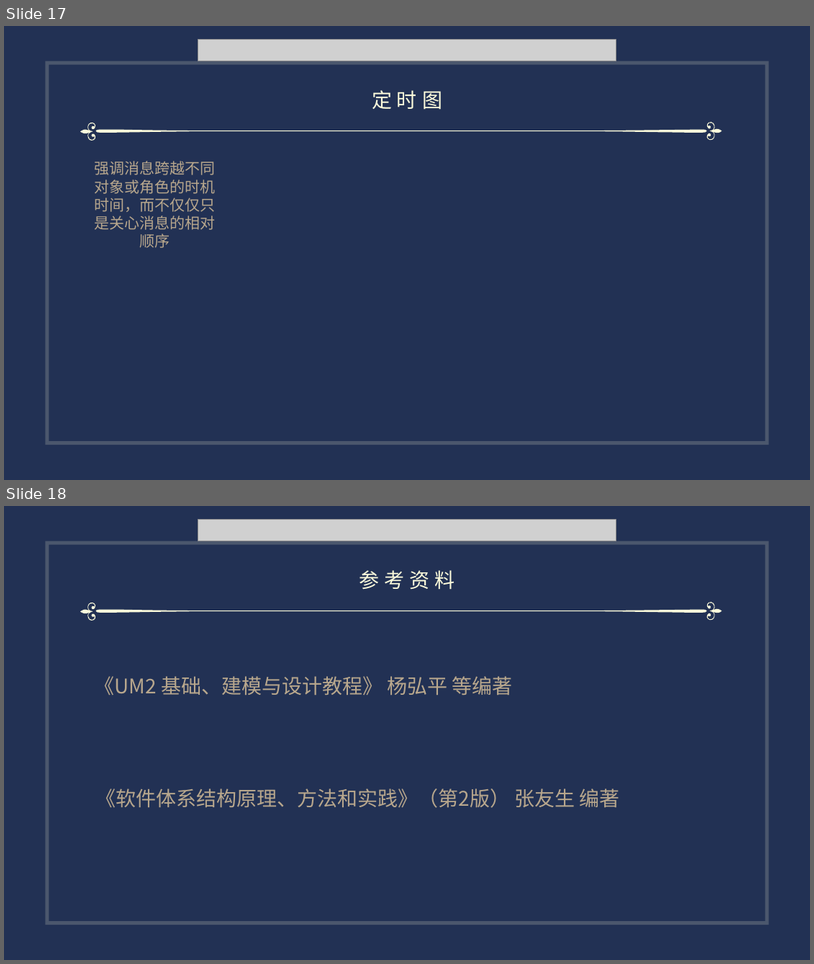
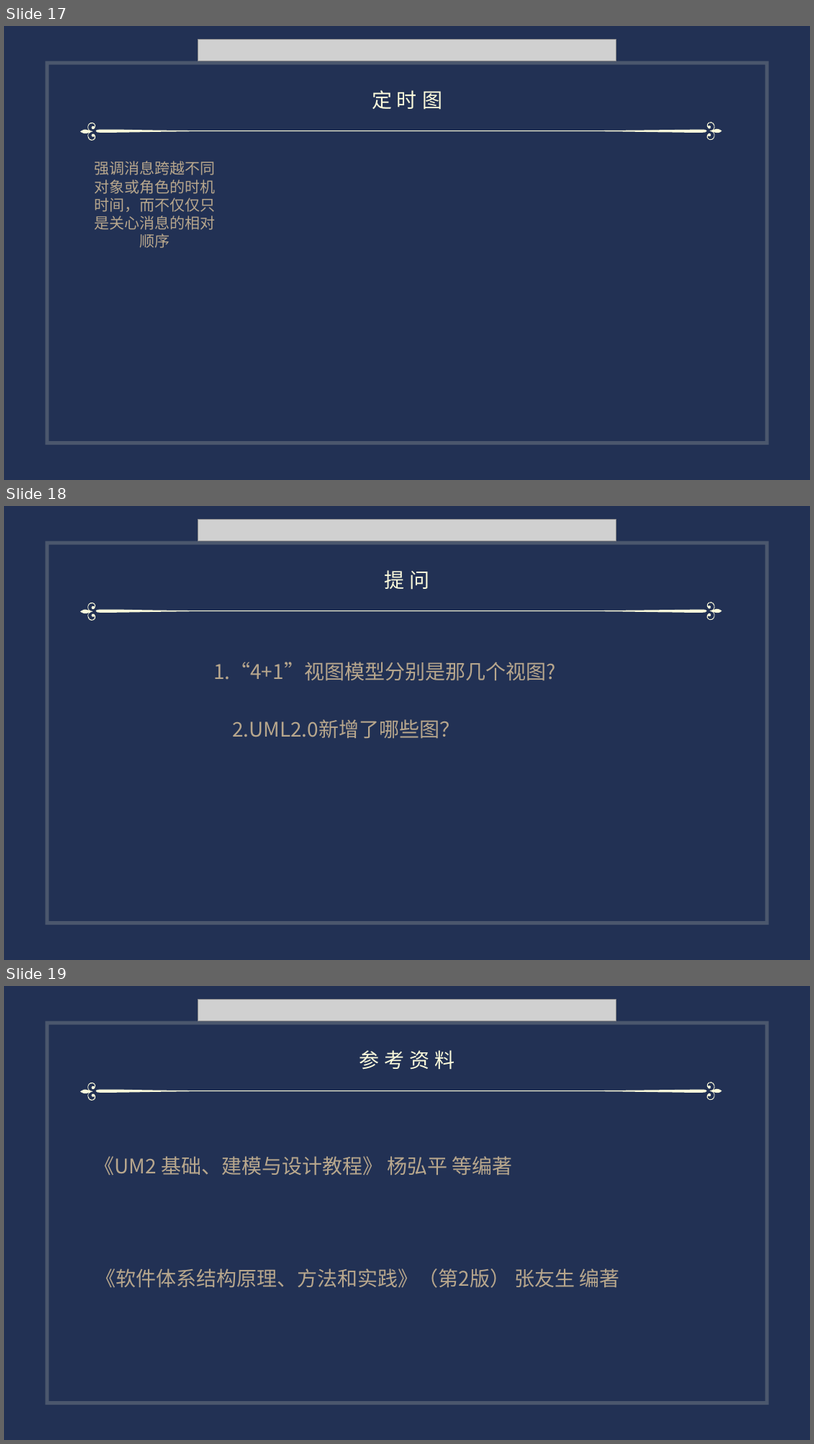
Before and after one commit to PRD2017-G07/G07-teamwork, a slide deck: 0PPT/4+1view & UML（缺图版本）.pptx. Shown one above the other, each under a label of ours: slides 17 and 18 before the commit, slides 17, 18 and 19 after it. The pictures are 814x964 and 814x1444 pixels, drawn with LibreOffice and Linux fonts; fonts in the diff are those of the drawing; grey boxes stand for pictures; background and template pictures are left out. Boxes give left, top, right and bottom in pixels: in the first picture for what was removed or moved away, otherwise in the second. Text is boxed around its words. In the diff, an @@ line names an element or a change of style, - is before the commit and + after.

```diff
--- a/0PPT/4+1view & UML（缺图版本）.pptx
+++ b/0PPT/4+1view & UML（缺图版本）.pptx
@@ slide 18 added at box(4, 506, 810, 960), background #223154; not listed: 1 template element that a slide beside it also shows @@
@@ picture added at box(198, 519, 616, 541) @@
@@ text added at box(384, 570, 430, 590), 24 pt, text #FDFCDC @@
+提问
@@ freeform shape added at box(80, 602, 96, 620), fill #FDFCDC @@
@@ freeform shape added at box(95, 610, 707, 613), fill #FDFCDC @@
@@ freeform shape added at box(707, 602, 723, 620), fill #FDFCDC @@
@@ text added at box(214, 662, 556, 680), 24 pt, text #B8A78D @@
+1.“4+1”视图模型分别是那几个视图?
@@ text added at box(232, 719, 460, 738), 24 pt, text #B8A78D @@
+2.UML2.0新增了哪些图？
@@ what was slide 18 is now slide 19 @@
```
Also in this commit, not shown: 1 slide changed.
